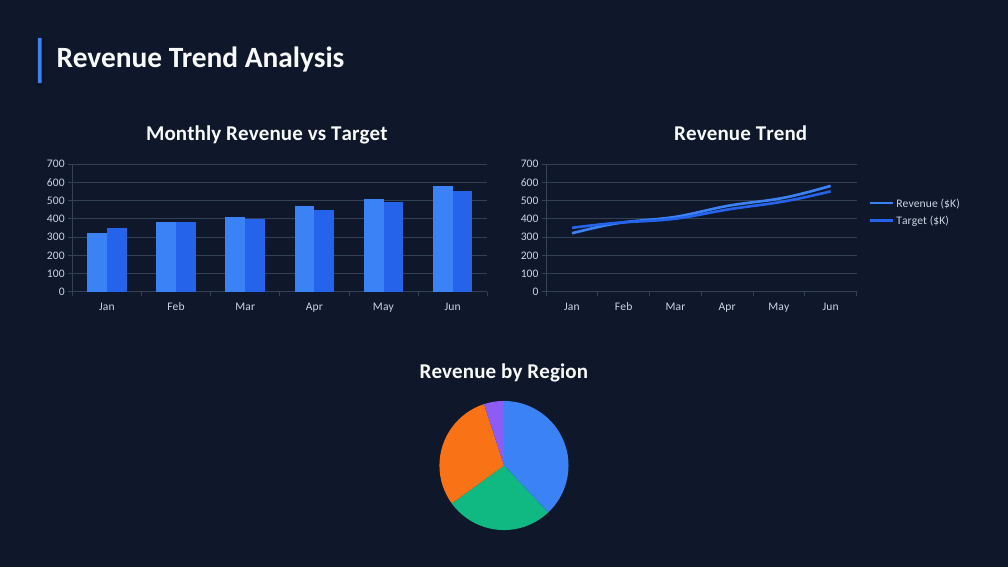
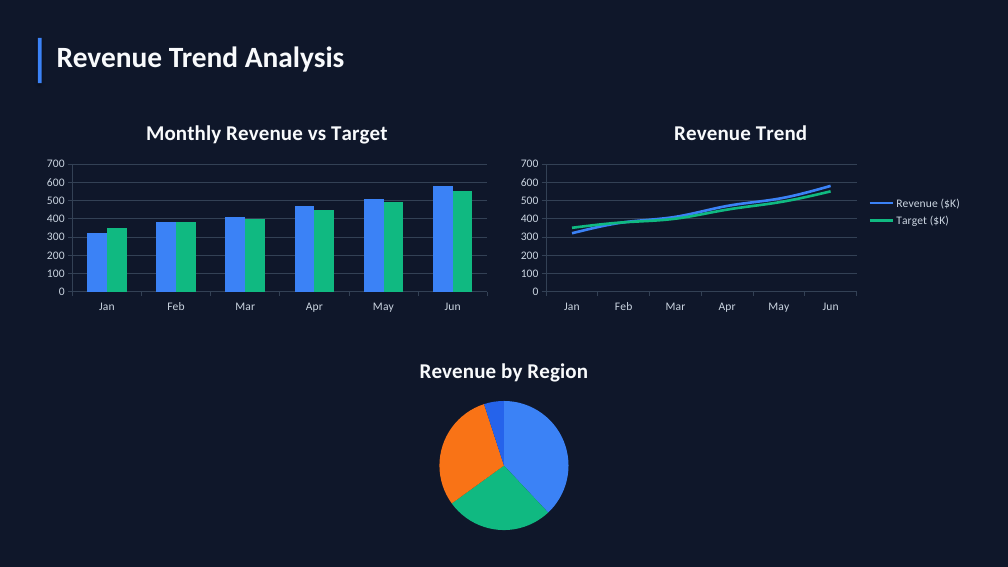
Before and after one commit to lhuasheng/PowerpointComponents, a slide deck: slide 4 of examples/demo_dark.pptx. Drawn at 1008x567 pixels with LibreOffice and Linux fonts; fonts in the diff are those of the drawing. Boxes give left, top, right and bottom in pixels: in the first picture for what was removed or moved away, otherwise in the second. Text is boxed around its words. In the diff, an @@ line names an element or a change of style, - is before the commit and + after.

```diff
--- a/examples/demo_dark.pptx
+++ b/examples/demo_dark.pptx
@@ column chart at [38, 106, 497, 318] @@
@@ colour of Series 2 #2563EB to #10B981 @@
@@ line chart at [512, 106, 971, 318] @@
@@ colour of Target ($K) #2563EB to #10B981 @@
@@ pie chart at [38, 344, 970, 541] @@
@@ colours of single points changed @@
```
Also in this commit, not shown: 3 other slides changed, 59 other files.
